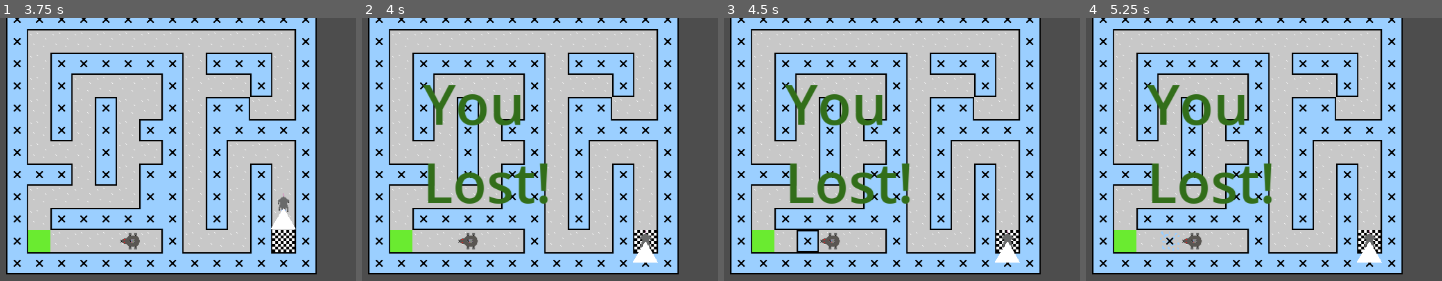
Above: before the commit, frames 1-4 (left to right).
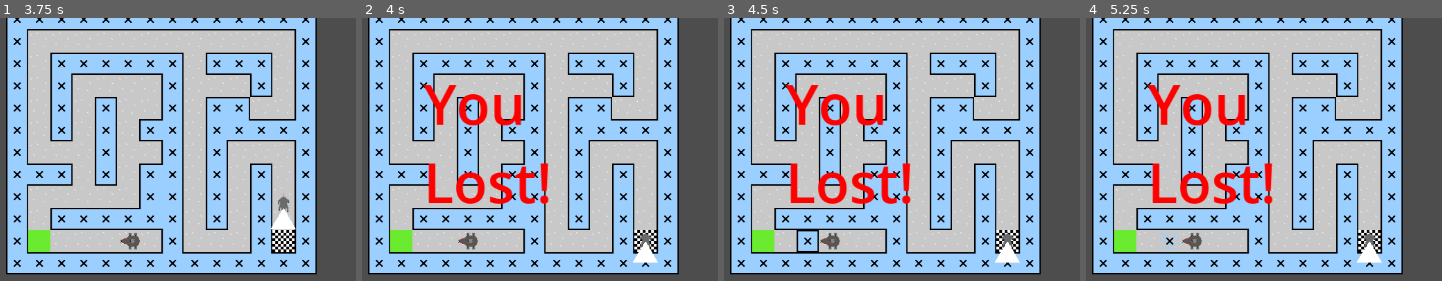
Above: after the commit, the same moments.

Repository: johannagroven/dontratmeout
Game: Godot game, scene res://main.tscn
Same seed, same stepped clock (60 frames per second), same inputs: the game is played once before the commit and once after it.
Inputs:
- Up to frame 1 (3.75 s): tap Enter at 0.5 s; hold Right (ui_right) 0.53-1.28 s; tap 3 at 0.6, 2.1, 3.6 s; hold Down (ui_down) 1.28-2.03 s; tap 4 at 1.35, 2.85 s; hold Right (ui_right) 2.03-2.78 s; hold Up (ui_up) 2.78-3.53 s; hold Left (ui_left) from 3.53 s (still down)
- Up to frame 2 (4 s): keep holding Left (ui_left)
- Up to frame 3 (4.5 s): keep holding Left (ui_left); tap Space at 4.25 s; tap 4 at 4.35 s
- Up to frame 4 (5.25 s): tap Enter at 5 s; release Left (ui_left) at 5.03 s; hold Down (ui_down) from 5.03 s (still down); tap 3 at 5.1 s

Frame 1 is identical in both runs. In frame 2, 4.0% of the frame differs, in the area x 17-53%, y 25-71%; in frame 3, 4.0%; in frame 4, 4.0%.

Commit message:
Font changes color

Diff:
--- a/character.gd
+++ b/character.gd
@@ -171,6 +171,7 @@
 			get_node(^"../goalLabel").text = "You\nWin!"
 		elif s == STATES.LOST:
 			get_node(^"../goalLabel").text = "You\nLost!"
+			get_node(^"../goalLabel").label_settings.font_color = Color(1,0,0,1)
 
 ## Can we enter a given tile coordinate?
 ## Our character has a collider and moves using the physics system so that it interacts properly
--- a/main.tscn
+++ b/main.tscn
@@ -624,8 +624,8 @@
 [node name="Timer" type="Timer" parent="." unique_id=99995754]
 
 [node name="goalLabel" type="Label" parent="." unique_id=2073888049]
-offset_left = 47.0
+offset_left = 48.0
 offset_top = 50.0
-offset_right = 352.0
+offset_right = 353.0
 offset_bottom = 212.0
 label_settings = SubResource("LabelSettings_4c57u")
